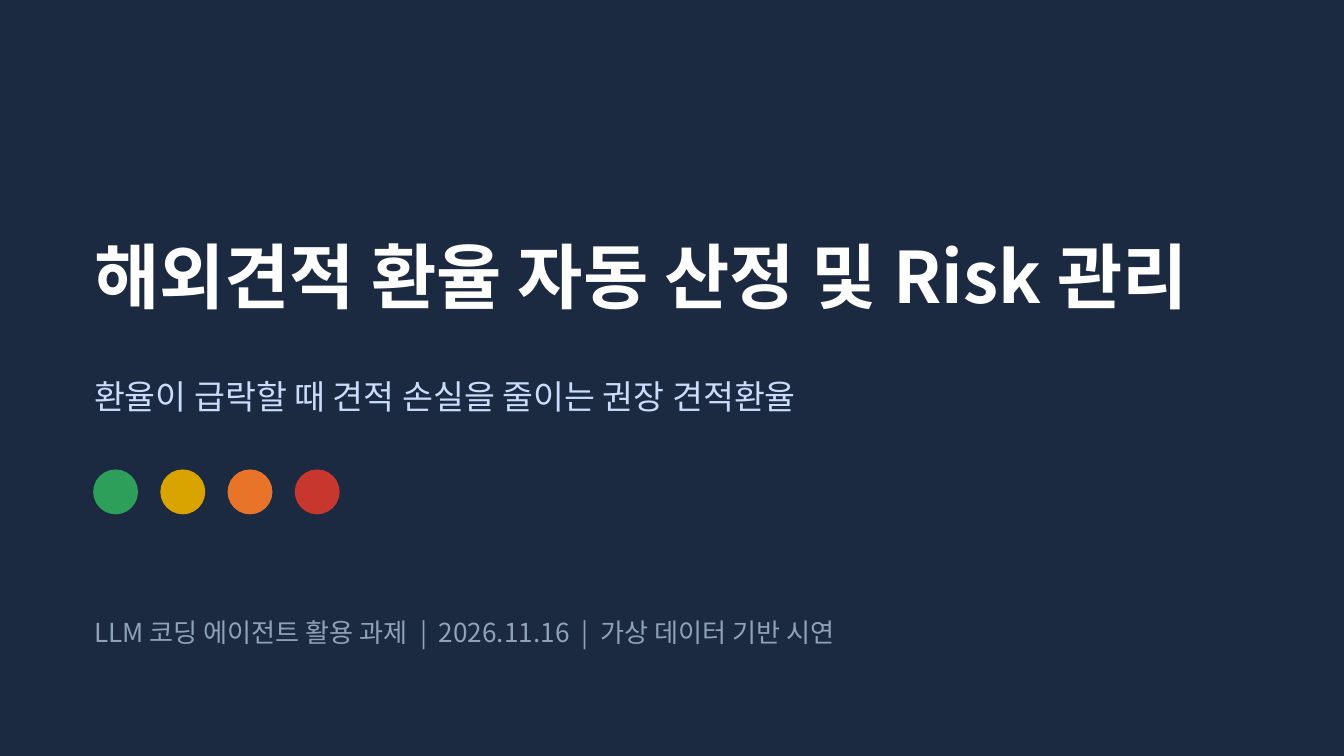
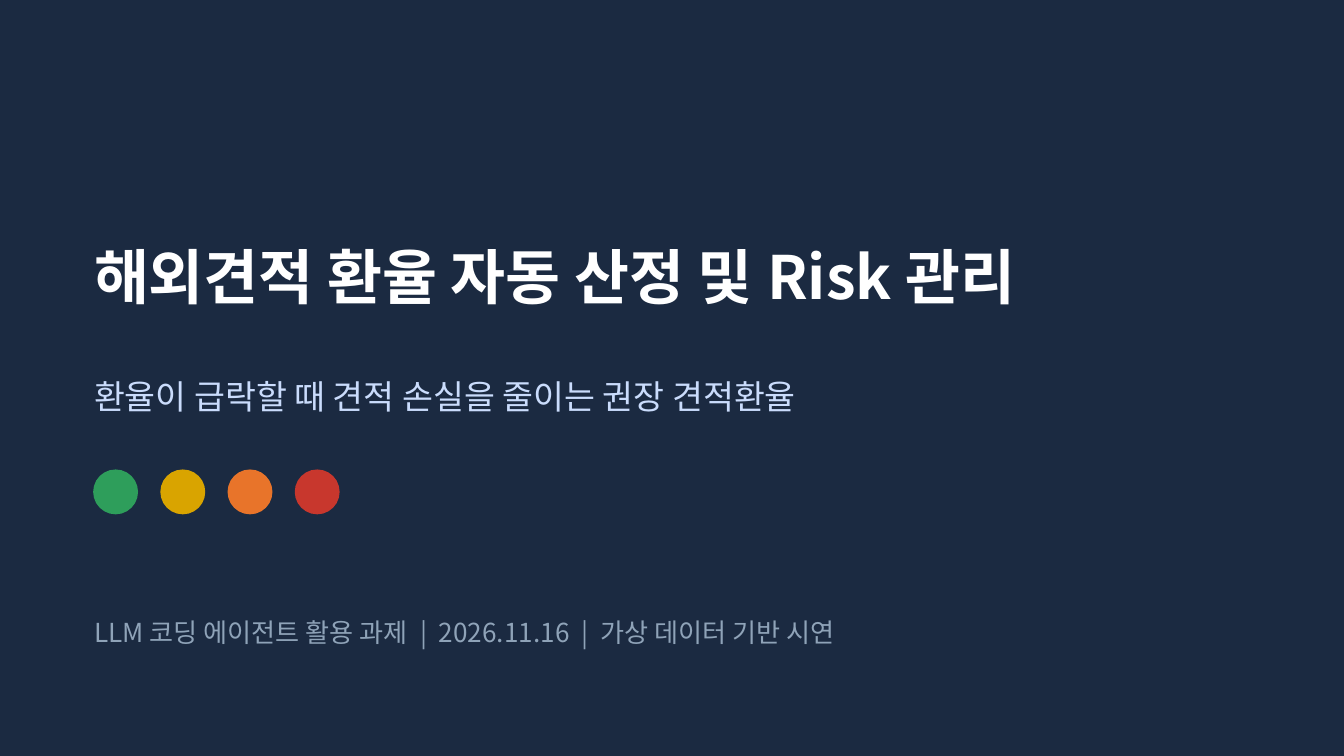
Before and after one commit to K-BluePort/KExRate_Risk, a slide deck: slide 1 of docs/presentation.pptx. Drawn at 1344x756 pixels with LibreOffice and Linux fonts; fonts in the diff are those of the drawing. Boxes give left, top, right and bottom in pixels: in the first picture for what was removed or moved away, otherwise in the second. Text is boxed around its words. In the diff, an @@ line names an element or a change of style, - is before the commit and + after.

```diff
--- a/docs/presentation.pptx
+++ b/docs/presentation.pptx
@@ text "해외견적 환율 자동 산정 및 ..." at (94, 248, 1015, 305): size 38 to 32 pt @@
```
Also in this commit, not shown: 1 other slide changed, 1 other file.
